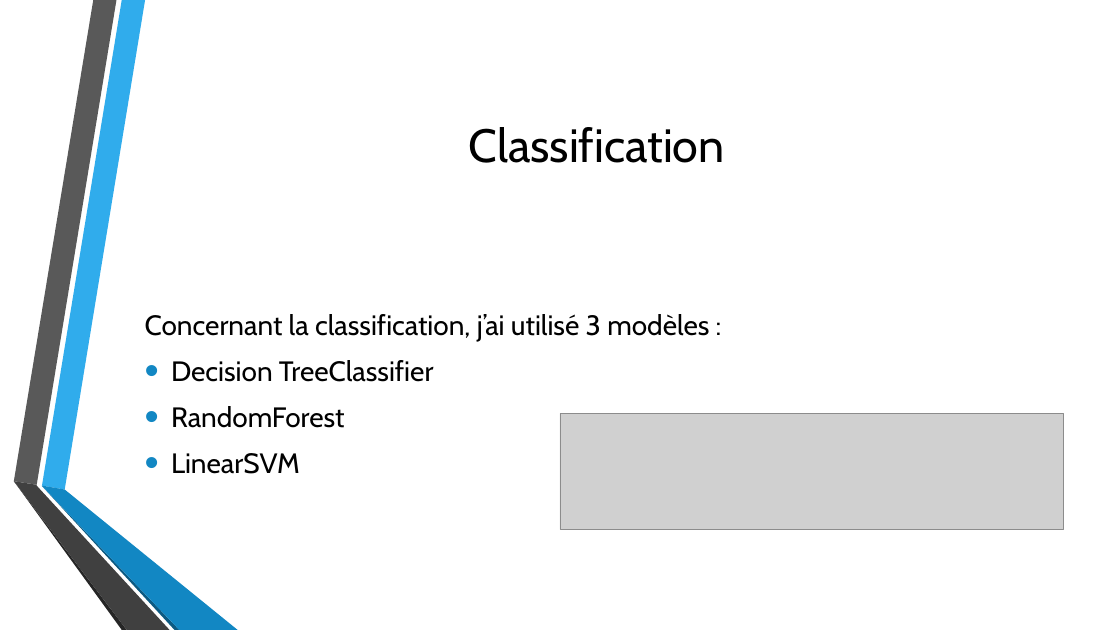
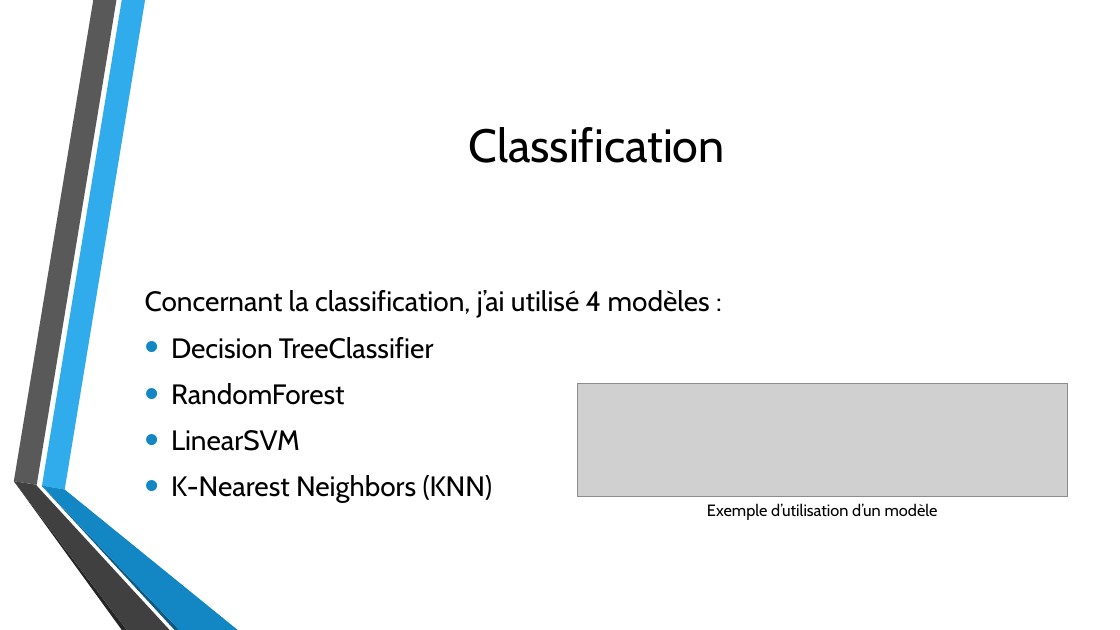
Before and after one commit to HenD-11/PythonForDataAnalysis, a slide deck: slide 7 of PPT_python4data.pptx. Drawn at 1120x630 pixels with LibreOffice and Linux fonts; fonts in the diff are those of the drawing; grey boxes stand for pictures; background and template pictures are left out. Boxes give left, top, right and bottom in pixels: in the first picture for what was removed or moved away, otherwise in the second. Text is boxed around its words. In the diff, an @@ line names an element or a change of style, - is before the commit and + after.

```diff
--- a/PPT_python4data.pptx
+++ b/PPT_python4data.pptx
@@ text at box(145, 290, 710, 318): text changed @@
-Concernant la classification, j’ai utilisé 3 modèles :
+Concernant la classification, j’ai utilisé 4 modèles :
@@ picture: place and size @@
-picture at box(560, 413, 1065, 529)
+picture at box(578, 383, 1068, 496)
@@ text at box(171, 475, 493, 503): paragraph added @@
+• K-Nearest Neighbors (KNN)
@@ text added at box(707, 503, 938, 520), 14 pt, text #000000 @@
+Exemple d’utilisation d’un modèle
```
Also in this commit, not shown: 3 other slides changed, 1 slide added, 1 other file.
